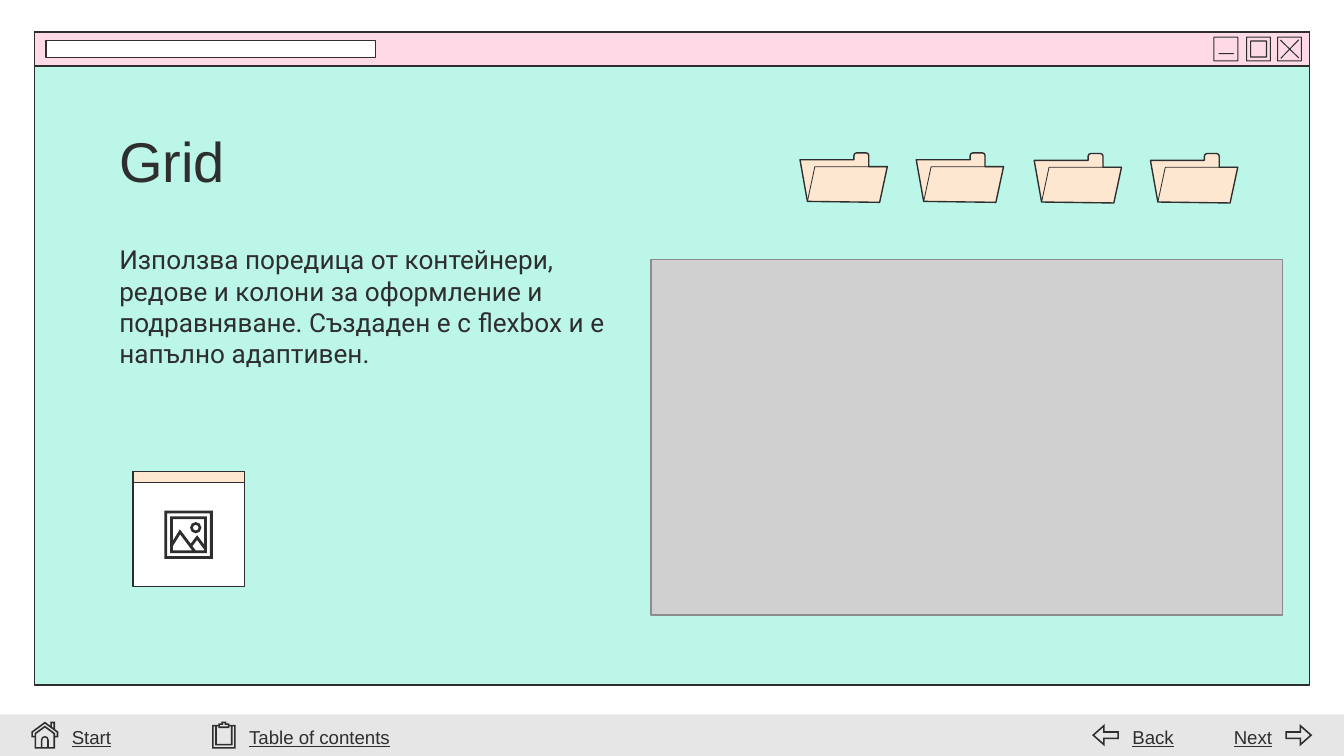
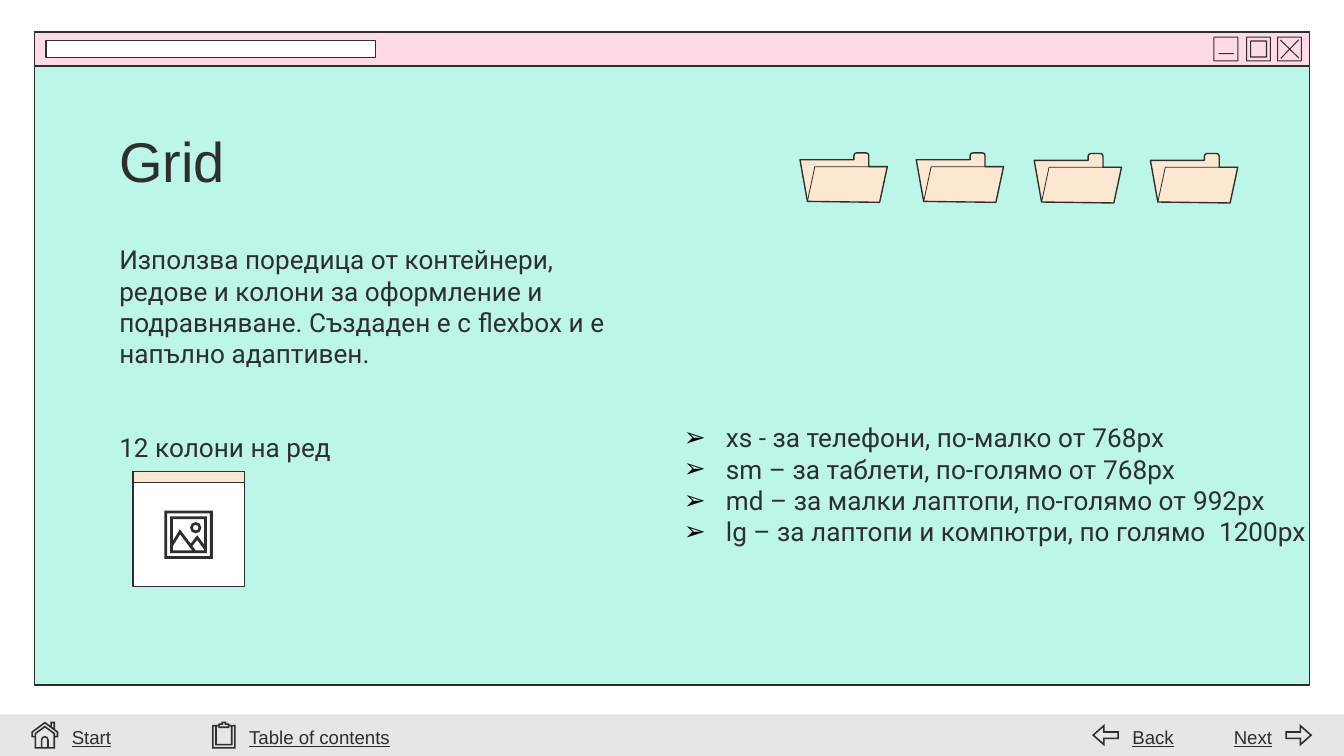
Before and after one commit to stilyana-petrova/12b, a slide deck: slide 10 of IP/Bootstrap/Bootstrap Presentation.pptx. Drawn at 1344x756 pixels with LibreOffice and Linux fonts; fonts in the diff are those of the drawing; grey boxes stand for pictures; background and template pictures are left out. Boxes give left, top, right and bottom in pixels: in the first picture for what was removed or moved away, otherwise in the second. Text is boxed around its words. In the diff, an @@ line names an element or a change of style, - is before the commit and + after.

```diff
--- a/IP/Bootstrap/Bootstrap Presentation.pptx
+++ b/IP/Bootstrap/Bootstrap Presentation.pptx
@@ picture removed at (650, 259, 1282, 614) @@
@@ subtitle at (119, 438, 330, 463): paragraph added @@
+12 колони на ред
@@ text added at (726, 427, 1305, 547), 14 pt, text #2E2E2E @@
+➢ xs - за телефони, по-малко от 768px
+➢ sm – за таблети, по-голямо от 768px
+➢ md – за малки лаптопи, по-голямо от 992px
+➢ lg – за лаптопи и компютри, по голямо 1200px
```
Also in this commit, not shown: 10 other slides changed, 7 other files.
